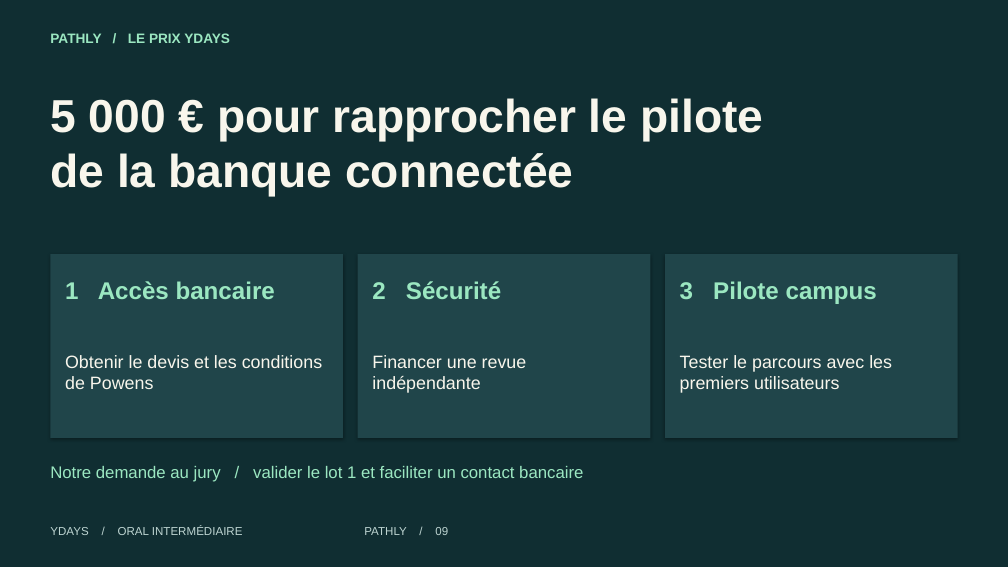
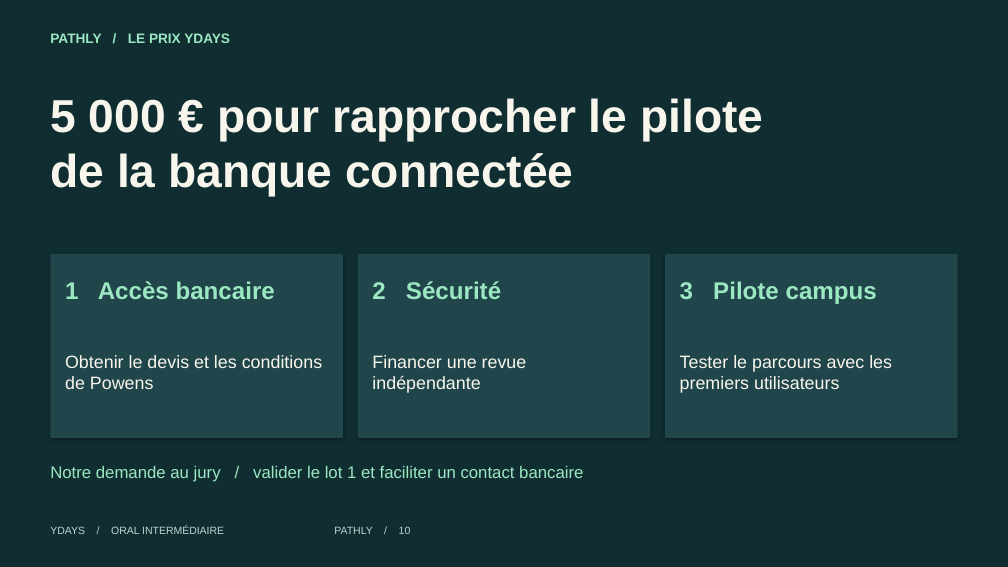
Before and after one commit to Arthurccy/Pathly-v2, a slide deck: slide 10 of docs/pitch/Pitch-Pathly.pptx (slide 9 before the commit). Drawn at 1008x567 pixels with LibreOffice and Linux fonts; fonts in the diff are those of the drawing. Boxes give left, top, right and bottom in pixels: in the first picture for what was removed or moved away, otherwise in the second. Text is boxed around its words. In the diff, an @@ line names an element or a change of style, - is before the commit and + after.

```diff
--- a/docs/pitch/Pitch-Pathly.pptx
+++ b/docs/pitch/Pitch-Pathly.pptx
@@ text at [50,526,411,534]: text changed; size 11 to 10 pt @@
-YDAYS / ORAL INTERMÉDIAIRE PATHLY / 09
+YDAYS / ORAL INTERMÉDIAIRE PATHLY / 10
```
Also in this commit, not shown: 6 other slides changed, 1 slide added, 1 other file.
